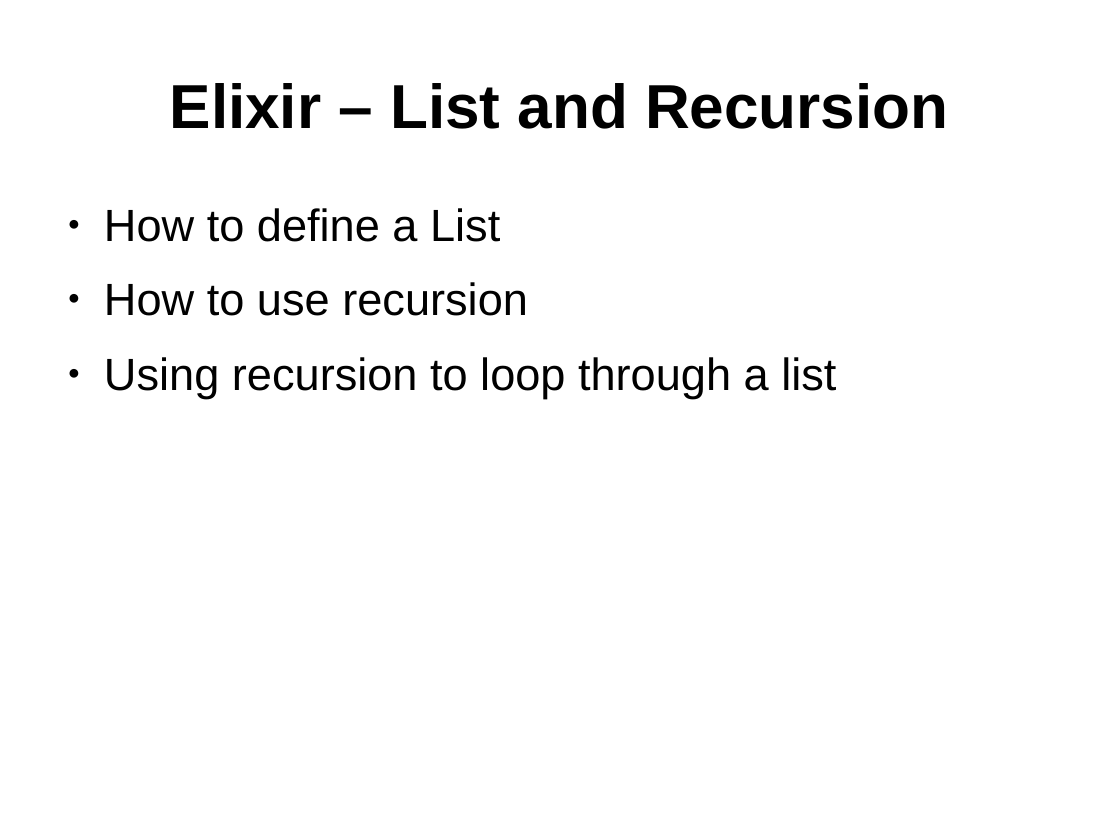
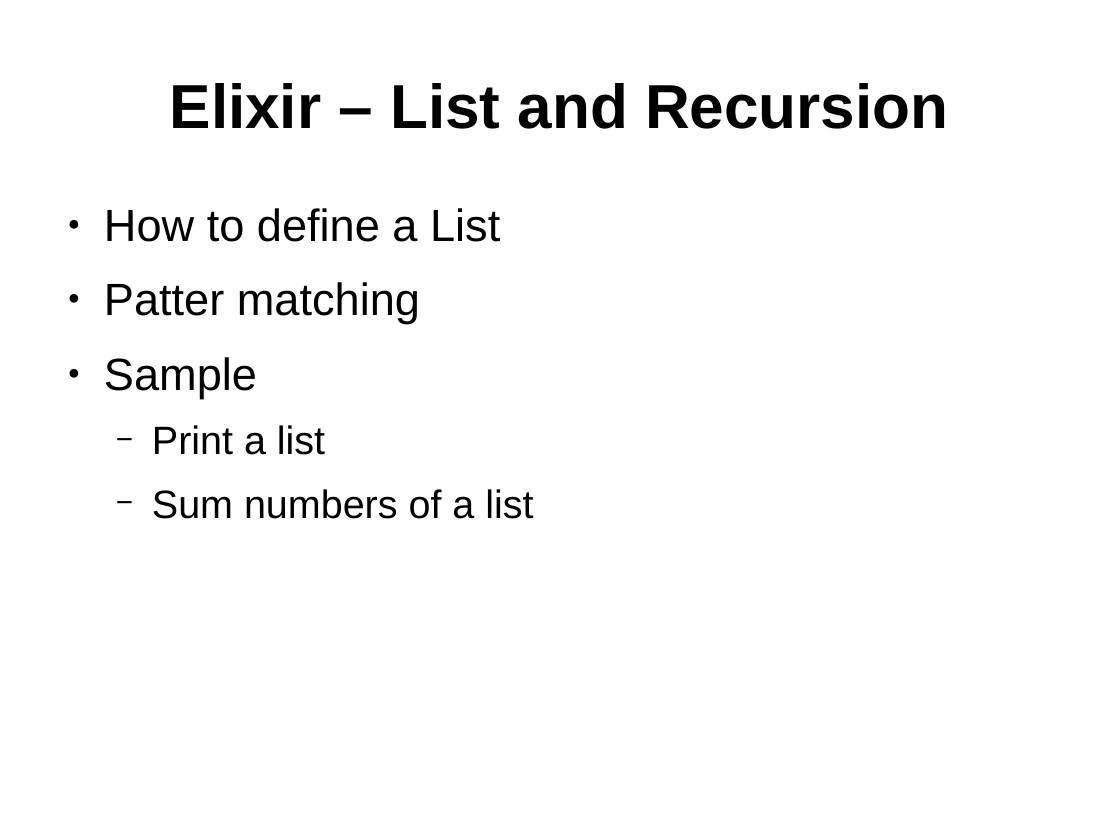
Before and after one commit to ramortegui/talks, a slide deck: slide 14 of elixir-basics.odp. Drawn at 1120x840 pixels with LibreOffice and Linux fonts; fonts in the diff are those of the drawing. Boxes give left, top, right and bottom in pixels: in the first picture for what was removed or moved away, otherwise in the second. Text is boxed around its words. In the diff, an @@ line names an element or a change of style, - is before the commit and + after.

```diff
--- a/elixir-basics.odp
+++ b/elixir-basics.odp
@@ text at (104,282,533,519): text changed; size 32 to 28 pt @@
-● How to use recursion
-● Using recursion to loop through a list
+● Patter matching
+● Sample
+  − Print a list
+  − Sum numbers of a list
```
Also in this commit, not shown: 2 other slides changed, 4 other files.
